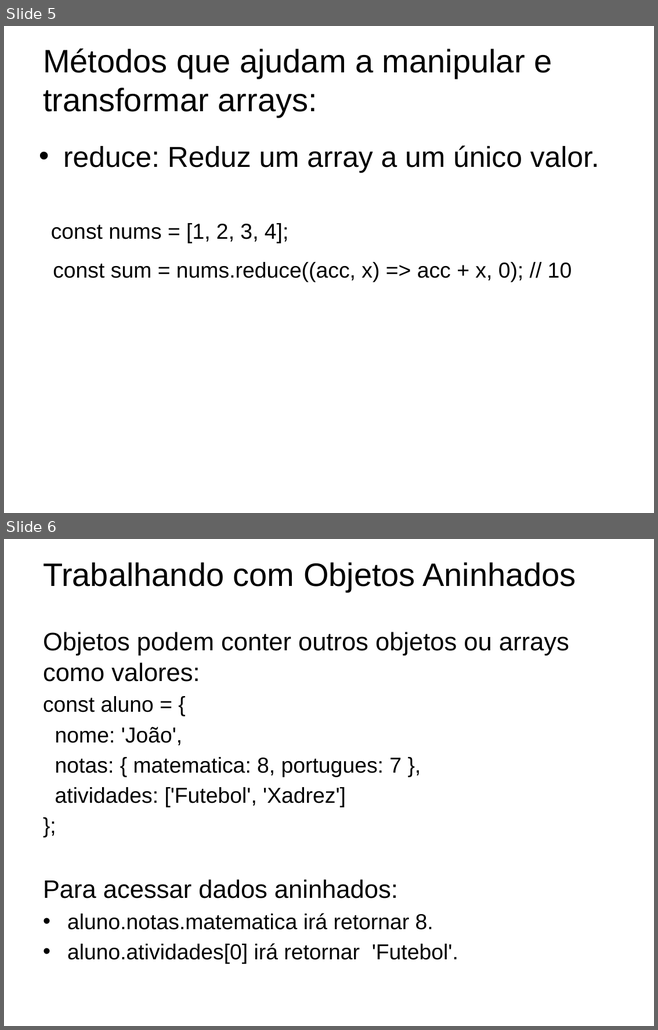
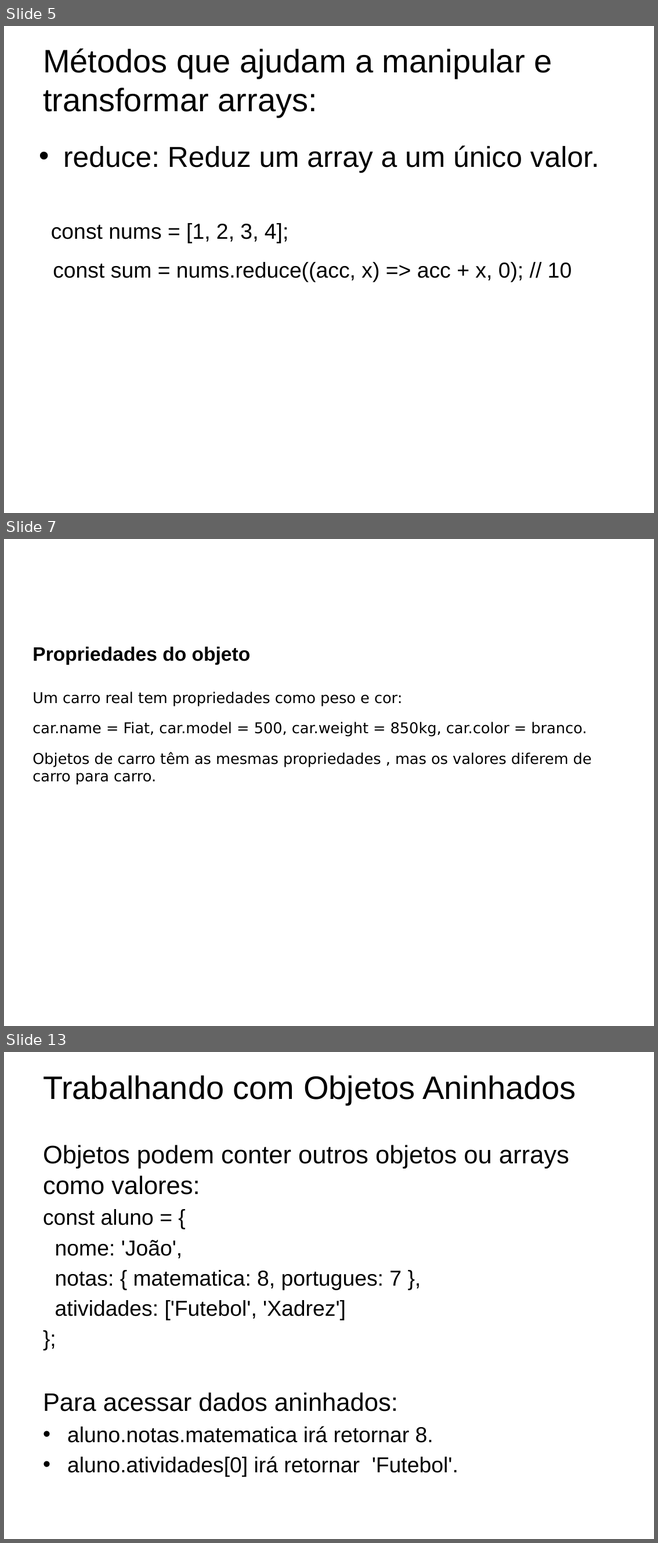
Before and after one commit to ProfessorJeanMax/Senac-Turma-5933, a slide deck: Slides/Javascript/Estruturas Dados Iteracao.pptx. Shown one above the other, each under a label of ours: slides 5 and 6 before the commit, slides 5, 7 and 13 after it; the slides between them are not shown. The pictures are 658x1030 and 658x1543 pixels, drawn with LibreOffice and Linux fonts; fonts in the diff are those of the drawing; background and template pictures are left out. Boxes give left, top, right and bottom in pixels: in the first picture for what was removed or moved away, otherwise in the second. Text is boxed around its words. In the diff, an @@ line names an element or a change of style, - is before the commit and + after.

```diff
--- a/Slides/Javascript/Estruturas Dados Iteracao.pptx
+++ b/Slides/Javascript/Estruturas Dados Iteracao.pptx
@@ slide 7 added at [4, 539, 654, 1026], background picture (left out) @@
@@ title added at [32, 646, 250, 664], 21.6 pt, text #000000, bold @@
+Propriedades do objeto
@@ text added at [32, 692, 592, 785], 16.5 pt, text #000000 @@
+Um carro real tem propriedades como peso e cor:
+car.name = Fiat, car.model = 500, car.weight = 850kg, car.color = branco.
+Objetos de carro têm as mesmas propriedades , mas os valores diferem de carro para carro.
@@ what was slide 6 is now slide 13 @@
```
Also in this commit, not shown: 1 slide changed, 6 other slides added, 2 other files.
